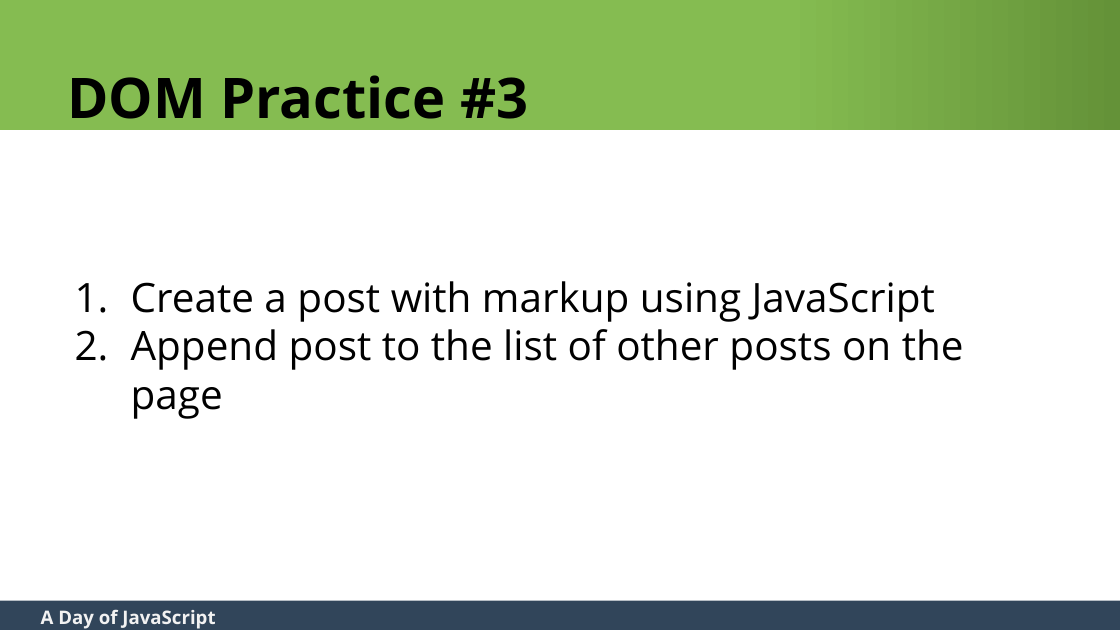
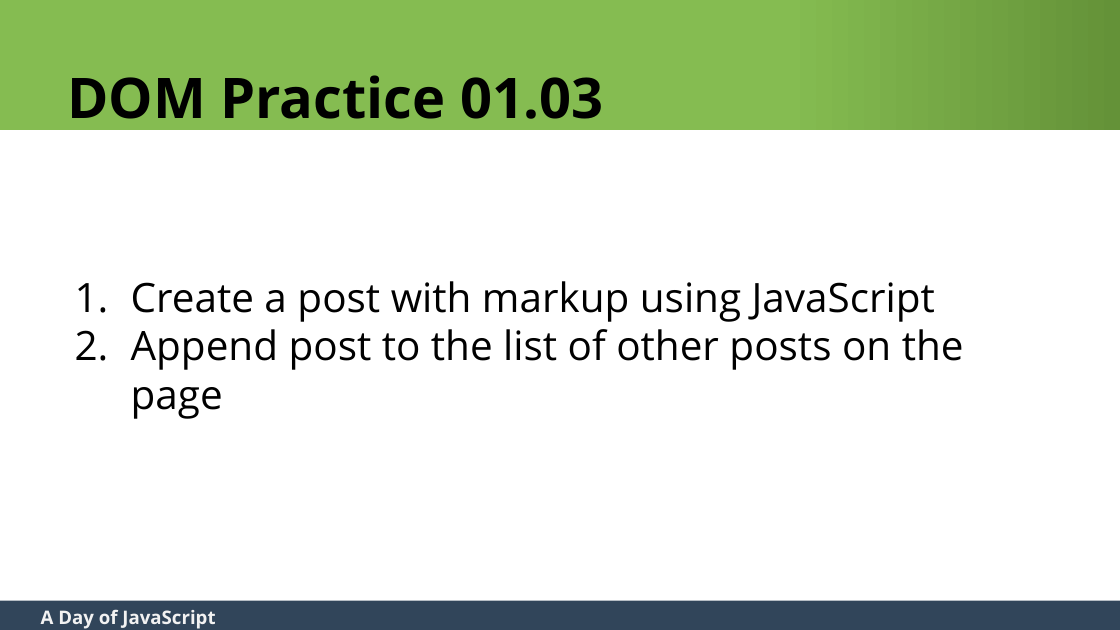
Before and after one commit to zgordon/a-day-of-javascript, a slide deck: slide 60 of A Day of JavaScript Slides.pptx. Drawn at 1120x630 pixels with LibreOffice and Linux fonts; fonts in the diff are those of the drawing. Boxes give left, top, right and bottom in pixels: in the first picture for what was removed or moved away, otherwise in the second. Text is boxed around its words. In the diff, an @@ line names an element or a change of style, - is before the commit and + after.

```diff
--- a/A Day of JavaScript Slides.pptx
+++ b/A Day of JavaScript Slides.pptx
@@ title at <box>67,75,604,133</box>: text changed @@
-DOM Practice #3
+DOM Practice 01.03
```
Also in this commit, not shown: 13 other slides changed, 3 slides added, 1 other file.
